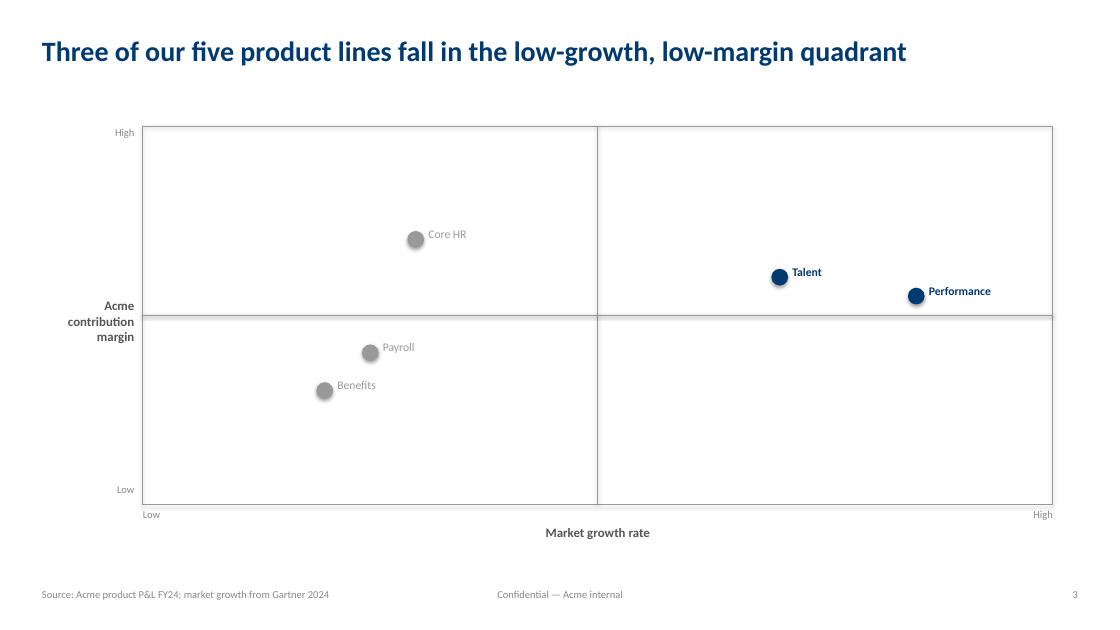
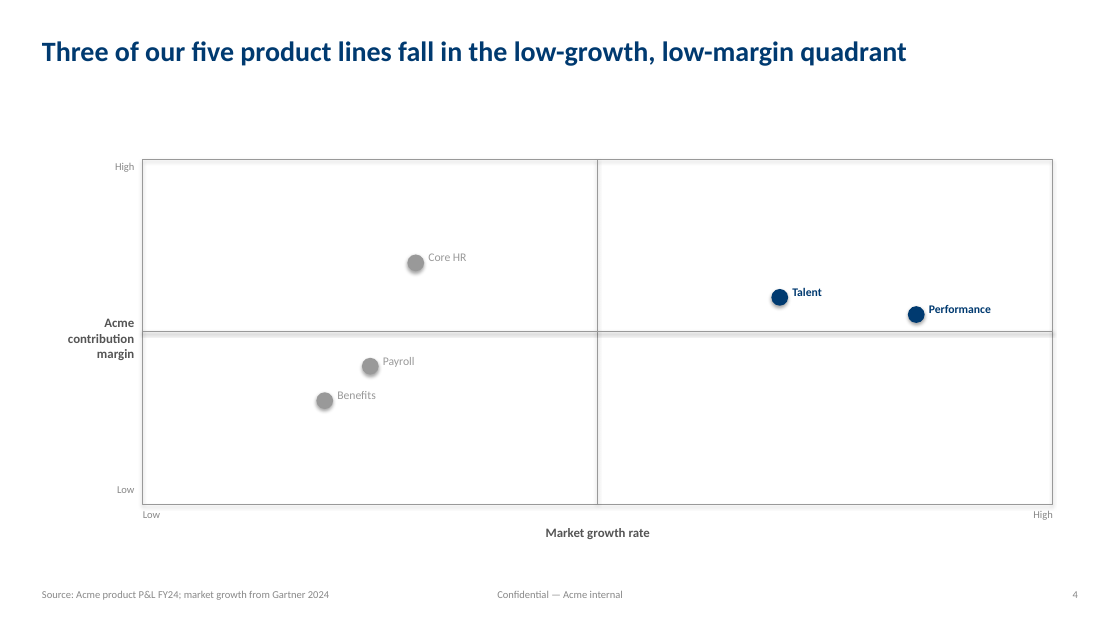
Before and after one commit to alextimmer/claude-skills, a slide deck: slide 5 of plugins/mbb-deck-plugin/skills/mbb-deck/assets/example_deck.pptx (slide 4 before the commit). Drawn at 1120x630 pixels with LibreOffice and Linux fonts; fonts in the diff are those of the drawing. Boxes give left, top, right and bottom in pixels: in the first picture for what was removed or moved away, otherwise in the second. Text is boxed around its words. In the diff, an @@ line names an element or a change of style, - is before the commit and + after.

```diff
--- a/plugins/mbb-deck-plugin/skills/mbb-deck/assets/example_deck.pptx
+++ b/plugins/mbb-deck-plugin/skills/mbb-deck/assets/example_deck.pptx
@@ text "High" moved from (x1=115, y1=129, x2=134, y2=138) to (x1=115, y1=163, x2=134, y2=172) @@
@@ rectangle resized from (x1=143, y1=126, x2=1053, y2=504) to (x1=143, y1=160, x2=1053, y2=504) @@
@@ line moved from (598, 126) - (598, 504) to (598, 160) - (598, 504) @@
@@ ellipse moved from (x1=408, y1=231, x2=424, y2=248) to (x1=408, y1=255, x2=424, y2=271) @@
@@ text "Core HR" moved from (x1=428, y1=230, x2=467, y2=238) to (x1=428, y1=253, x2=467, y2=261) @@
@@ 2 texts, 2 ellipses moved together from (x1=771, y1=267, x2=991, y2=304) to (x1=771, y1=287, x2=991, y2=323) @@
@@ 2 texts, 1 ellipse, 1 line moved together from (x1=68, y1=301, x2=1053, y2=361) to (x1=68, y1=318, x2=1053, y2=375) @@
@@ text "Benefits" moved from (x1=337, y1=381, x2=375, y2=389) to (x1=337, y1=391, x2=375, y2=399) @@
@@ ellipse moved from (x1=317, y1=382, x2=334, y2=399) to (x1=317, y1=392, x2=334, y2=409) @@
```
Also in this commit, not shown: 9 other slides changed, 3 slides added, 37 other files.
